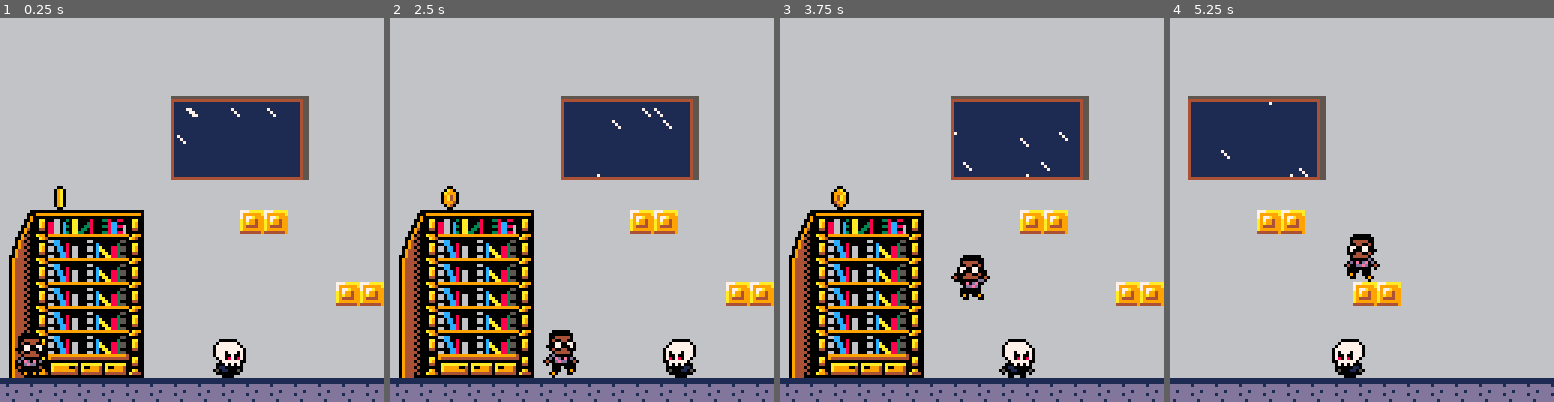
Above: before the commit, frames 1-4 (left to right).
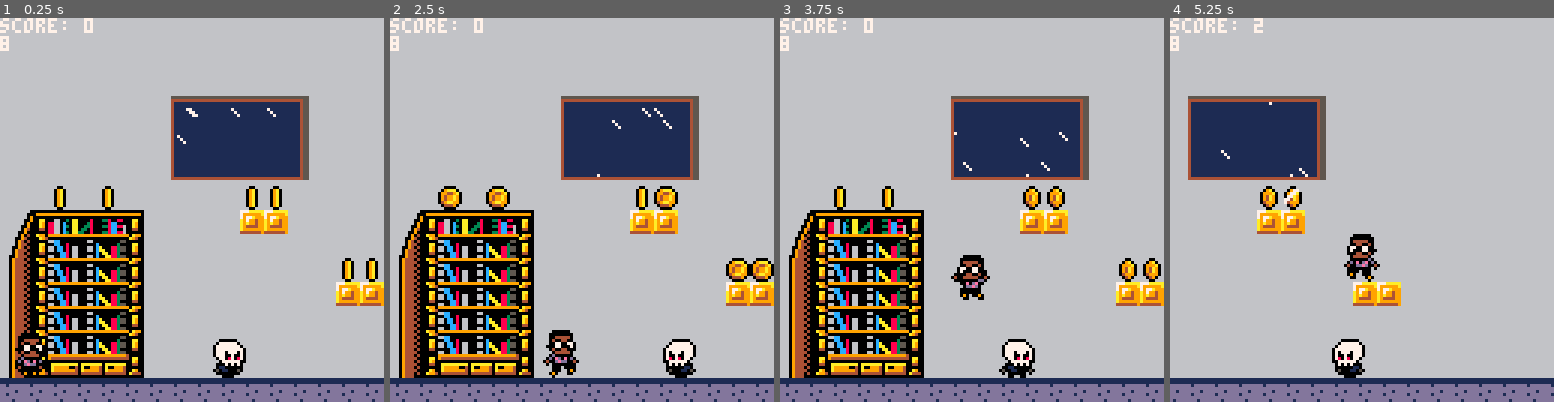
Above: after the commit, the same moments.

Repository: cwrightlibrary/pico-8
Game: PICO-8 cartridge library_game/carts/library-game.p8
Two runs of this game, one before a commit and one after it. Both use one fixed random seed, a clock stepped at 60 frames per second and the inputs below.
Inputs:
- Up to frame 1 (0.25 s): no input
- Up to frame 2 (2.5 s): tap X (X key) at 0.33, 1.07, 1.85 s; tap O (Z key) at 0.7, 1.7, 2.1 s; hold Right 1.6-2.1 s; hold Right from 2.47 s (still down)
- Up to frame 3 (3.75 s): tap O (Z key) every 0.4 s from 2.5 to 3.7 s; tap X (X key) at 2.97 s; release Right at 3.03 s; hold Left 3.08-3.58 s
- Up to frame 4 (5.25 s): hold Right 4.02-4.68 s; tap X (X key) at 4.08, 5.2 s; tap O (Z key) at 4.1, 4.5, 4.9 s; hold Left from 5.08 s (still down)

The runs differ from the first frame. In frame 1, 1.3% of the frame differs, in the area x 0-99%, y 0-69%; in frame 2, 2.2%, in the area x 0-100%, y 0-69%; in frame 3, 1.6%; in frame 4, 0.9%.

Commit message:
Add files via upload

Diff:
--- a/library_game/carts/library-game.p8
+++ b/library_game/carts/library-game.p8
@@ -6,7 +6,19 @@
  rain_init()
  p_init()
  sk_init()
- coin_init()
+ --coins
+ coin1={}
+ add_coin(coin1,2*8,7*8)
+ coin2={}
+ add_coin(coin2,4*8,7*8)
+ coin3={}
+ add_coin(coin3,10*8,7*8)
+ coin4={}
+ add_coin(coin4,11*8,7*8)
+ coin5={}
+ add_coin(coin5,14*8,10*8)
+ coin6={}
+ add_coin(coin6,15*8,10*8)
 
  gravity=.2
  friction=.85
@@ -29,16 +41,31 @@
  sk_update()
  sk_animate()
  cam_update()
- coin_animate()
+ coin_animate(coin1)
+ coin_animate(coin2)
+ coin_animate(coin3)
+ coin_animate(coin4)
+ coin_animate(coin5)
+ coin_animate(coin6)
 end
 
 function _draw()
  cls(1)
  rain_draw()
  map(0,0)
- coin_draw()
+ map_add_coin()
+ coin_draw(coin1)
+ coin_draw(coin2)
+ coin_draw(coin3)
+ coin_draw(coin4)
+ coin_draw(coin5)
+ coin_draw(coin6)
  p_draw()
  sk_draw()
+ print('score: '..p.score,cam_x,0)
+ if #add_coin_tile>1 then
+  print(#add_coin_tile+1)
+ end
 end
 -->8
 --player
@@ -63,7 +90,8 @@
   looper=false,
   waiting=0,
   acc=.25,
-  boost=3.7
+  boost=3.7,
+  score=0
  }
 end
 
@@ -147,6 +175,12 @@
   or p.running then
    p.dx=0
    p.sliding=false
+  end
+ end
+ --enemy hitbox
+ if object_collide(p.x+3,p.y+1,p.x+3+p.w-6,p.y+1+p.h,sk.x+3,sk.y+3,sk.x+3+sk.w-6,sk.y+3+sk.h) then
+  if sk.hit==false then
+   sk.hit=true
   end
  end
  --apply change in loc
@@ -207,13 +241,13 @@
  sk={
   sp=64,
   flp=false,
-  x=8,
-  y=13,
+  x=64,
+  y=104,
   w=16,
   h=16,
   dx=0,
   dy=0,
-  max_dx=.05,
+  max_dx=.4,
   max_dy=4,
   anim=0,
   hold=0,
@@ -222,7 +256,8 @@
   forward=false,
   falling=false,
   landed=true,
-  boost=3
+  boost=3,
+  hit=false
  }
 end
 
@@ -244,11 +279,11 @@
  end
  if sk.is_waiting then
   sk.flp=true
-  sk.dx-=.005
+  sk.dx-=.04
   sk.switch=not sk.switch
  else
   sk.flp=false
-  sk.dx+=.005
+  sk.dx+=.04
   sk.switch=not sk.switch
  end
  if sk.dx>0
@@ -260,7 +295,7 @@
 
 function sk_animate()
  if time()-sk.anim>.1
- and abs(sk.dx)>.02 then
+ and abs(sk.dx)>.16 then
   sk.anim=time()
   if sk.sp==64 then
    sk.forward=not sk.forward
@@ -277,39 +312,70 @@
 end
 
 function sk_draw()
- spr(sk.sp,sk.x*8,sk.y*8,sk.w/8,sk.h/8,sk.flp)
+ if sk.hit==false then
+  spr(sk.sp,sk.x,sk.y,sk.w/8,sk.h/8,sk.flp)
+ else
+  pal(7,12)
+  spr(sk.sp,sk.x,sk.y,sk.w/8,sk.h/8,sk.flp)
+  pal()
+  palt(0,false)
+  palt(2,true)
+ end
 end
 -->8
 --coin
-function coin_init()
- coin={
-  sp=181,
-  x=2,
-  y=7,
-  w=8,
-  h=8,
-  shimmer=0,
-  no_shimmer_length=flr(rnd(8))+3,
-  anim=0
- }
-end
-function coin_animate()
- coin.sp+=.15
- if coin.sp>=184
- and coin.shimmer<coin.no_shimmer_length then
-  coin.shimmer+=1
-  coin.sp=181
- end
- if coin.sp>188
- and coin.shimmer==coin.no_shimmer_length then
-  coin.sp=181
-  coin.shimmer=0
-  coin.no_shimmer_length=flr(rnd(8))+3
- end
-end
-
-function coin_draw()
- spr(coin.sp,coin.x*8,coin.y*8,coin.w/8,coin.h/8)
+success=false
+add_coin_tile={}
+function map_add_coin()
+ local coin_searched=false
+ if not coin_searched then
+  for x=0,127 do
+   for y=0,15 do
+    if mget(x,y)==189 then
+     success=true
+     mset(x,y,128)
+     a={}
+     a.x=x
+     a.y=y
+     add(add_coin_tile,a)
+    end
+   end
+  end
+  coin_searched=true
+ end
+end
+function add_coin(coin_num,coin_x,coin_y)
+ coin_num.sp=181
+ coin_num.x=coin_x
+ coin_num.y=coin_y
+ coin_num.w=8
+ coin_num.h=8
+ coin_num.shimmer=0
+ coin_num.no_shimmer_length=flr(rnd(8))+3
+ coin_num.anim=0
+end
+function coin_animate(coin_num)
+ coin_num.sp+=.15
+ if coin_num.sp>=184
+ and coin_num.shimmer<coin_num.no_shimmer_length then
+  coin_num.shimmer+=1
+  coin_num.sp=181
+ end
+ if coin_num.sp>188
+ and coin_num.shimmer==coin_num.no_shimmer_length then
+  coin_num.sp=181
+  coin_num.shimmer=0
+  coin_num.no_shimmer_length=flr(rnd(8))+3
+ end
+ if object_collide(p.x+3,p.y+1,p.x+3+p.w-6,p.y+1+p.h,coin_num.x,coin_num.y,coin_num.x+coin_num.w,coin_num.y+coin_num.h) then
+  coin_num.y=-10
+  sfx(1)
+  p.score+=1
+ end
+end
+
+function coin_draw(coin_num)
+ spr(coin_num.sp,coin_num.x,coin_num.y,coin_num.w/8,coin_num.h/8)
 end
 -->8
 --rain
@@ -394,6 +460,20 @@
  or fget(mget(x1,y2),flag)
  or fget(mget(x2,y1),flag)
  or fget(mget(x2,y2),flag) then
+  return true
+ else
+  return false
+ end
+end
+--enemy hitbox
+function object_collide(player_x1,player_y1,player_x2,player_y2,enemy_x1,enemy_y1,enemy_x2,enemy_y2)
+ local collide_1=player_y1<=enemy_y2
+ local collide_2=player_y2>=enemy_y1
+ local collide_3=player_x1<=enemy_x2
+ local collide_4=player_x2>=enemy_x1
+
+ if collide_1 and collide_2
+ and collide_3 and collide_4 then
   return true
  else
   return false
@@ -500,17 +580,17 @@
 dd1ddddd6444444444444444444445566660944440000a900a999999940a9999940a99999400a900222222222222222222222222222222222222222222222222
 dddddddd666666666666666666666666666094440400a994044444444404444444044444440a4440222222222222222222222222222222222222222222222222
 dddd1ddd666666666666666666666666666094440000000000000000000000000000000000000000222222222222222222222222222222222222222222222222
-22222222222222222222222222222222666094442200002222200222222002222220022222770022222002222220022222200222222222222222222222222222
-2222222222222222222222222222222266609444209aaa022209a0222209a022220a9022279aaa02220977222209a022220a9022222222222222222222222222
-2222222222222222222222222222222266609444099449a020999a022209a02220a99902799449a020977a022209a02220a99902222222222222222222222222
-222222222222222222222222222222226660944409499a902094a9022209a022209a490209499a902077a9022209a722209a4902222222222222222222222222
-222222222222222222222222222222226660944409499a902094a9022209a022209a490209499a902774a90222097722209a4972222222222222222222222222
-2222222222222222222222222222222266609444049aa990204999022209a02220999402049aa990274999022207702220999472222222222222222222222222
-222222222222222222222222222222226660944420444902220490222209a0222209402220444902220490222277a02222094722222222222222222222222222
-22222222222222222222222222222222666000002200002222200222222002222220022222000022222002222220022222277222222222222222222222222222
+22222222222222222222222222222222666094442200002222200222222002222220022222770022222002222220022222200222777777772222222222222222
+2222222222222222222222222222222266609444209aaa022209a0222209a022220a9022279aaa02220977222209a022220a9022777777772222222222222222
+2222222222222222222222222222222266609444099449a020999a022209a02220a99902799449a020977a022209a02220a99902777777772222222222222222
+222222222222222222222222222222226660944409499a902094a9022209a022209a490209499a902077a9022209a722209a4902777777772222222222222222
+222222222222222222222222222222226660944409499a902094a9022209a022209a490209499a902774a90222097722209a4972777777772222222222222222
+2222222222222222222222222222222266609444049aa990204999022209a02220999402049aa990274999022207702220999472777777772222222222222222
+222222222222222222222222222222226660944420444902220490222209a0222209402220444902220490222277a02222094722777777772222222222222222
+22222222222222222222222222222222666000002200002222200222222002222220022222000022222002222220022222277222777777772222222222222222
 __gff__
 0000000000000000000000000000000000000000000000000000000000000000000000000000000000000000000000000000000000000000000000000000000004040404040404040404000000000000000000000000000000000000000000000000000000000000000000000000000000000000000000000000000000000000
-0000000000020202020202000000000002000000000000000000000000000000030000000000000000000000000000000000000000040404040404040400000000000000000000000000000000000000000000000000000000000000000000000000000000000000000000000000000000000000000000000000000000000000
+0000000000020202020202000000000002000000000000000000000000000000030000000000000000000000000000000000000000040404040404040480000000000000000000000000000000000000000000000000000000000000000000000000000000000000000000000000000000000000000000000000000000000000
 __map__
 8080808080808080808080808080808080808080808080808080808080808080808080808080808080808080808080808080808080808080808080808080808080808080808080808080808080808080808080808080808080808080808080808080808080808080808080808080808080808080808080808080808080808080
 8080808080808080808080808080808080808080808080808080808080808080808080808080808080808080808080808080808080808080808080808080808080808080808080808080808080808080808080808080808080808080808080808080808080808080808080808080808080808080808080808080808080808080
@@ -520,13 +600,13 @@
 8080808080808091929292929380808080808080808080808080808080808080808080808080808080808080808080808080808080808080808080808080808080808080808080808080808080808080808080808080808080808080808080808080808080808080808080808080808080808080808080808080808080808080
 80808080808080a1a2a2a2a2a380808080808080808080808080808080808080808080808080808080808080808080808080808080808080808080808080808080808080808080808080808080808080808080808080808080808080808080808080808080808080808080808080808080808080808080808080808080808080
 8080808080808080808080808080808080808080808080808080808080808080808080808080808080808080808080808080808080808080808080808080808080808080808080808080808080808080808080808080808080808080808080808080808080808080808080808080808080808080808080808080808080808080
-8485868788898080808090908080808080808080808080808080808080808080808080808080808080808080808080808080808080808080808080808080808080808080808080808080808080808080808080808080808080808080808080808080808080808080808080808080808080808080808080808080808080808080
+848586878889bd80808090908080bd8080808080808080808080808080808080808080808080808080808080808080808080808080808080808080808080808080808080808080808080808080808080808080808080808080808080808080808080808080808080808080808080808080808080808080808080808080808080
 9495969798998080808080808080808080808080808080808080808080808080808080808080808080808080808080808080808080808080808080808080808080808080808080808080808080808080808080808080808080808080808080808080808080808080808080808080808080808080808080808080808080808080
+a495969798998080808080808080808080bd8080808080808080808080808080808080808080808080808080808080808080808080808080808080808080808080808080808080808080808080808080808080808080808080808080808080808080808080808080808080808080808080808080808080808080808080808080
+a4959697989980808080bd808080909080808080808080808080808080808080808080808080808080808080808080808080808080808080808080808080808080808080808080808080808080808080808080808080808080808080808080808080808080808080808080808080808080808080808080808080808080808080
 a495969798998080808080808080808080808080808080808080808080808080808080808080808080808080808080808080808080808080808080808080808080808080808080808080808080808080808080808080808080808080808080808080808080808080808080808080808080808080808080808080808080808080
-a495969798998080808080808080909080808080808080808080808080808080808080808080808080808080808080808080808080808080808080808080808080808080808080808080808080808080808080808080808080808080808080808080808080808080808080808080808080808080808080808080808080808080
-a495969798998080808080808080808080808080808080808080808080808080808080808080808080808080808080808080808080808080808080808080808080808080808080808080808080808080808080808080808080808080808080808080808080808080808080808080808080808080808080808080808080808080
-a495969798998080808080808080808080808080808080808080808080808080808080808080808080808080808080808080808080808080808080808080808080808080808080808080808080808080808080808080808080808080808080808080808080808080808080808080808080808080808080808080808080808080
-a4a5a6a7a8a98080808080808080808080808080808080808080808080808080808080808080808080808080808080808080808080808080808080808080808080808080808080808080808080808080808080808080808080808080808080808080808080808080808080808080808080808080808080808080808080808080
+a495969798998080bd808080bd80808080808080808080808080808080808080808080808080808080808080808080808080808080808080808080808080808080808080808080808080808080808080808080808080808080808080808080808080808080808080808080808080808080808080808080808080808080808080
+a4a5a6a7a8a9808080808080808080bd80808080808080808080808080808080808080808080808080808080808080808080808080808080808080808080808080808080808080808080808080808080808080808080808080808080808080808080808080808080808080808080808080808080808080808080808080808080
 a0a0a0a0a0a0a0a0a0a0a0a0a0a0a0a0a0a0a0a0a0a0a0a0a0a0a0a0a0a0a0a0a0a0a0a0a0a0a0a0a0a0a0a0a0a0a0a0a0a0a0a0a0a0a0a0a0a0a0a0a0a0a0a0a0a0a0a0a0a0a0a0a0a0a0a0a0a0a0a0a0a0a0a0a0a0a0a0a0a0a0a0a0a0a0a0a0a0a0a0a0a0a0a0a0a0a0a0a0a0a0a0a0a0a0a0a0a0a0a0a0a0a0a0a0a0a0a0
 
 
